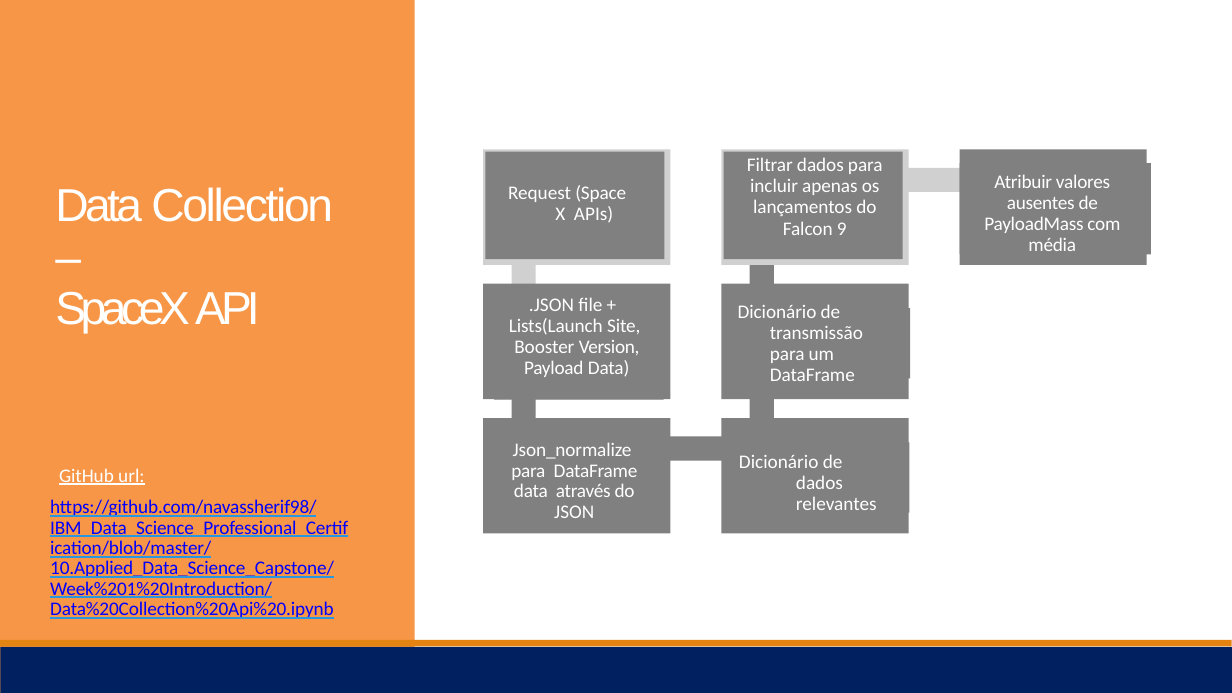
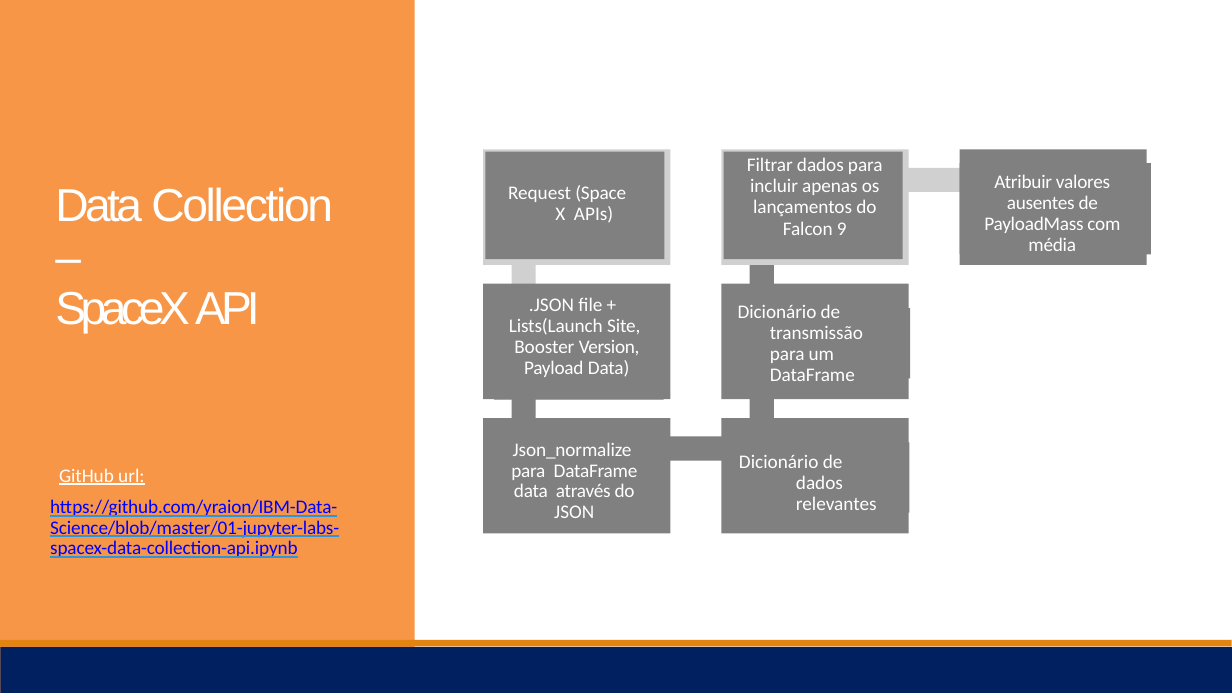
Before and after one commit to yraion/IBM-Data-Science, a slide deck: slide 8 of Data Science Journey -IBM -Robson Cruz.pptx. Drawn at 1232x693 pixels with LibreOffice and Linux fonts; fonts in the diff are those of the drawing; grey boxes stand for pictures. Boxes give left, top, right and bottom in pixels: in the first picture for what was removed or moved away, otherwise in the second. Text is boxed around its words. In the diff, an @@ line names an element or a change of style, - is before the commit and + after.

```diff
--- a/Data Science Journey -IBM -Robson Cruz.pptx
+++ b/Data Science Journey -IBM -Robson Cruz.pptx
@@ text at (50,499,339,558): text changed @@
-https://github.com/navassherif98/IBM_Data_Science_Professional_Certification/blob/master/10.Applied_Data_Science_Capstone/Week%201%20Introduction/Data%20Collection%20Api%20.ipynb
+https://github.com/yraion/IBM-Data-Science/blob/master/01-jupyter-labs-spacex-data-collection-api.ipynb
```
Also in this commit, not shown: 15 other slides changed, 1 slide added, 1 slide removed.
